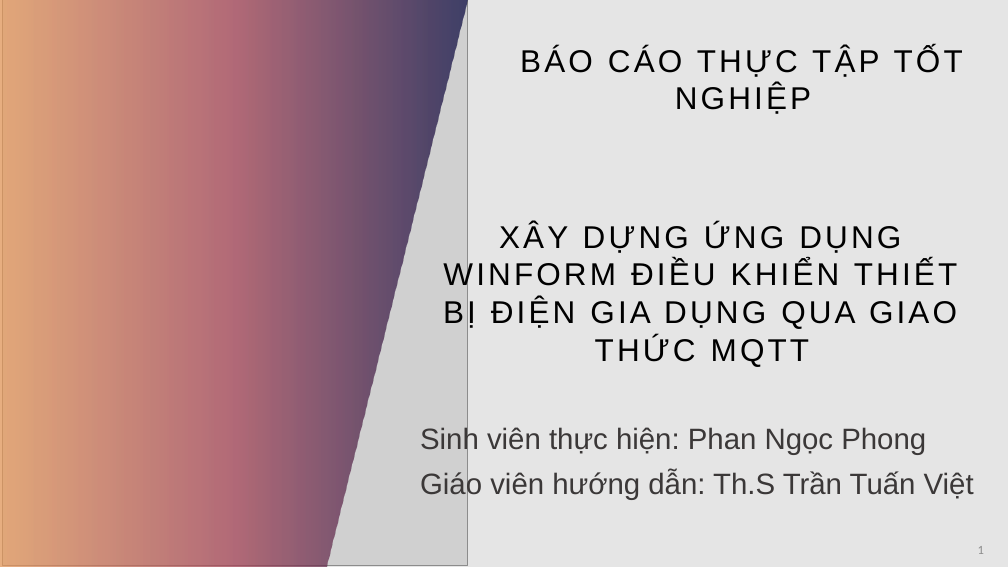
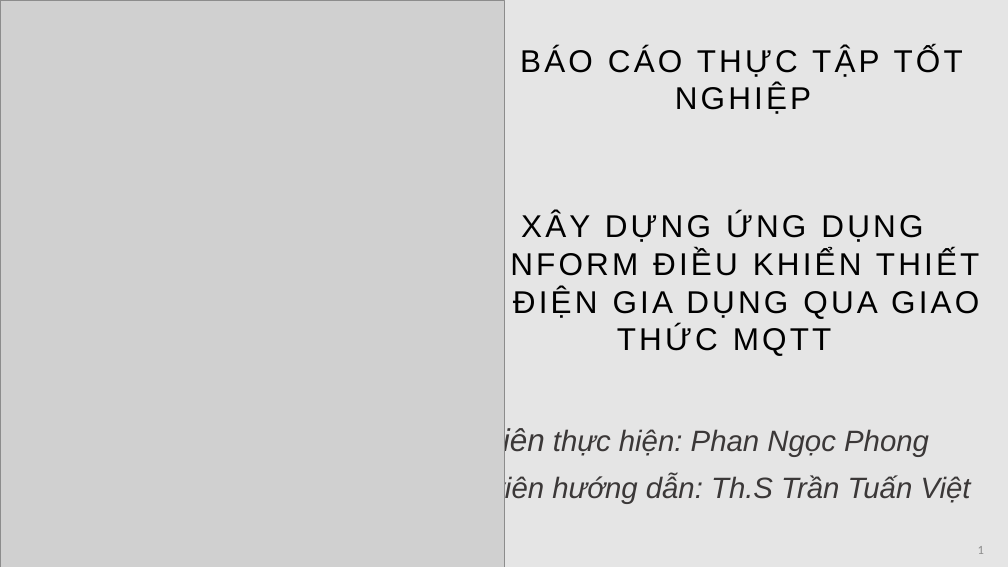
Before and after one commit to ngocphong260899/ThucTapTotNghiep, a slide deck: slide 1 of BaoCao.pptx. Drawn at 1008x567 pixels with LibreOffice and Linux fonts; fonts in the diff are those of the drawing; grey boxes stand for pictures. Boxes give left, top, right and bottom in pixels: in the first picture for what was removed or moved away, otherwise in the second. Text is boxed around its words. In the diff, an @@ line names an element or a change of style, - is before the commit and + after.

```diff
--- a/BaoCao.pptx
+++ b/BaoCao.pptx
@@ picture: place and size @@
-picture at <box>2,0,467,565</box>
+picture at <box>0,0,504,567</box>
@@ freeform shape removed at <box>0,0,467,567</box> @@
@@ text "XÂY DỰNG ỨNG DỤNG WINFORM ...": place and size @@
-text "XÂY DỰNG ỨNG DỤNG WINFORM ..." at <box>443,223,957,367</box>
+text "XÂY DỰNG ỨNG DỤNG WINFORM ..." at <box>466,212,979,356</box>
@@ text "Sinh viên thực hiện: Phan ..." at <box>487,426,971,504</box>: size 28 to 30 pt in "viên"; italic on @@
```
Also in this commit, not shown: 8 other slides changed, 1 slide added, 41 other files.
